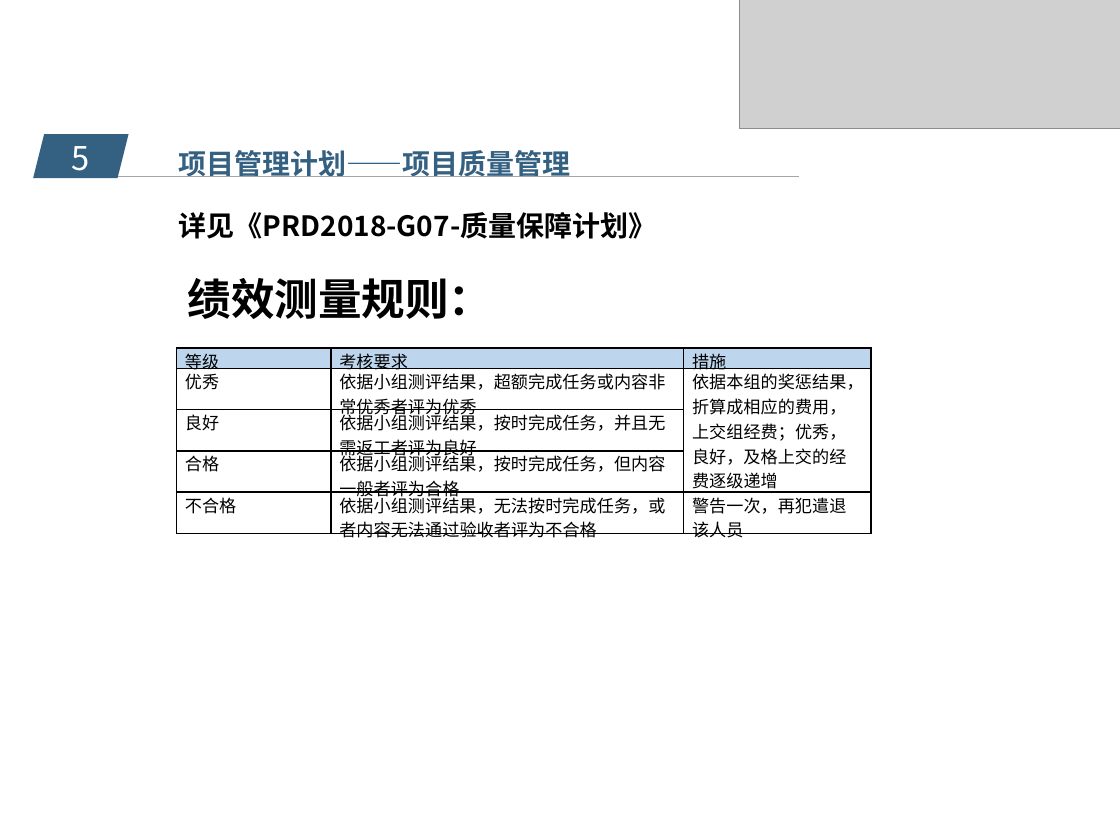
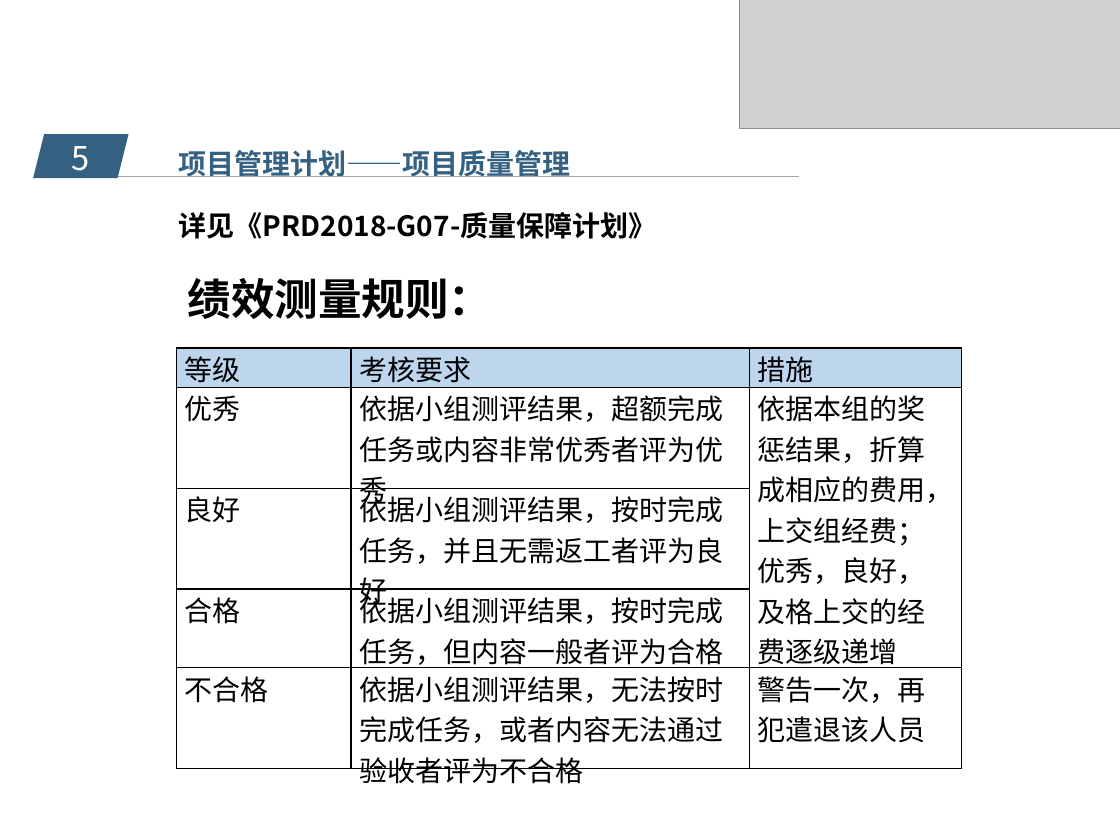
Before and after one commit to popopoi/PRD2018-G07, a slide deck: slide 15 of 受控文档/项目计划/PRD2018-G07- 需求工程项目计划PPT.pptx (slide 14 before the commit). Drawn at 1120x840 pixels with LibreOffice and Linux fonts; fonts in the diff are those of the drawing; grey boxes stand for pictures; background and template pictures are left out. Boxes give left, top, right and bottom in pixels: in the first picture for what was removed or moved away, otherwise in the second. Text is boxed around its words. In the diff, an @@ line names an element or a change of style, - is before the commit and + after.

```diff
--- a/受控文档/项目计划/PRD2018-G07- 需求工程项目计划PPT.pptx
+++ b/受控文档/项目计划/PRD2018-G07- 需求工程项目计划PPT.pptx
@@ table at (x1=177, y1=348, x2=962, y2=788) @@
@@ size 11 to 18 pt @@
@@ table resized from (x1=177, y1=348, x2=871, y2=542) to (x1=177, y1=348, x2=962, y2=788) @@
```
Also in this commit, not shown: 13 other slides changed, 2 slides added, 1 slide removed, 2 other files.
